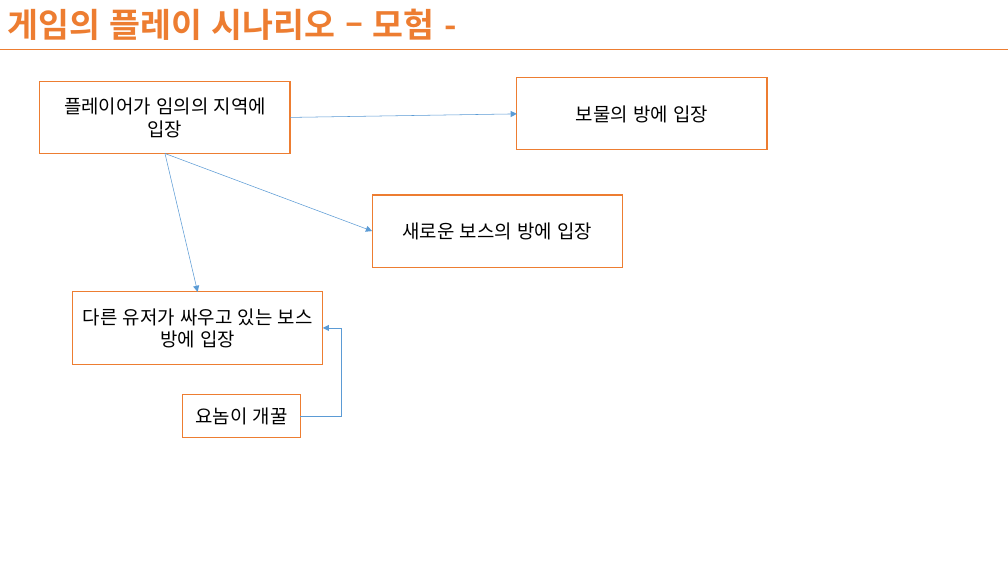
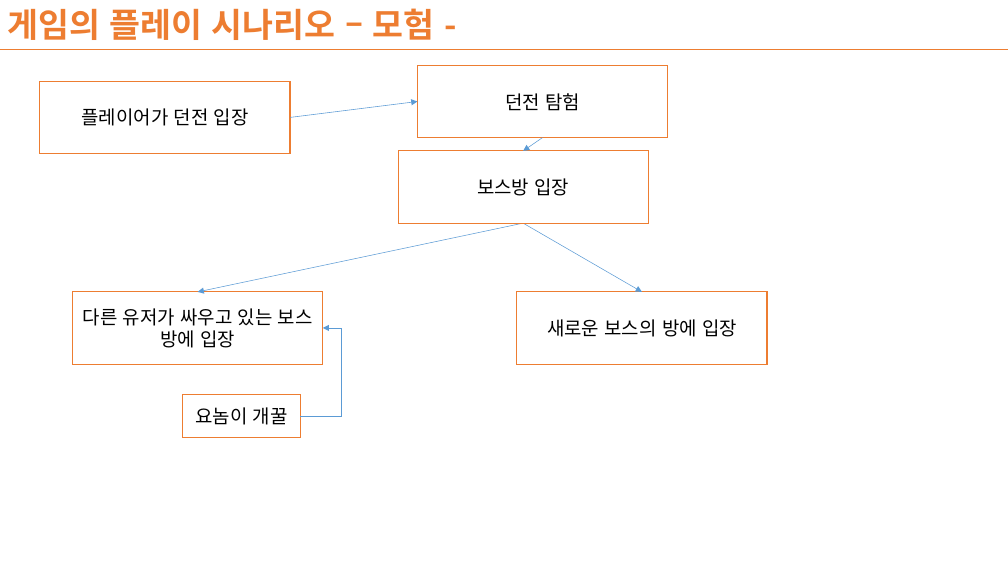
Before and after one commit to skyser2003/G, a slide deck: slide 10 of Design/Documents/Project G Introduction.pptx. Drawn at 1008x567 pixels with LibreOffice and Linux fonts; fonts in the diff are those of the drawing. Boxes give left, top, right and bottom in pixels: in the first picture for what was removed or moved away, otherwise in the second. Text is boxed around its words. In the diff, an @@ line names an element or a change of style, - is before the commit and + after.

```diff
--- a/Design/Documents/Project G Introduction.pptx
+++ b/Design/Documents/Project G Introduction.pptx
@@ rectangle "던전 탐험" moved from (x1=517, y1=78, x2=768, y2=150) to (x1=417, y1=66, x2=668, y2=138) @@
@@ text in rectangle at (x1=81, y1=108, x2=249, y2=126): text changed @@
-플레이어가 임의의 지역에 입장
+플레이어가 던전 입장
@@ arrow moved from (290, 117) - (517, 114) to (290, 117) - (417, 101) @@
@@ text in rectangle at (x1=505, y1=93, x2=580, y2=111): text changed @@
-보물의 방에 입장
+던전 탐험
@@ arrow added from (543, 138) to (523, 151), #5B9BD5 0.5 pt @@
@@ rectangle added at (x1=399, y1=151, x2=649, y2=223), fill #FFFFFF, outline #ED7D31 1 pt, 18 pt, text #000000 @@
+보스방 입장
@@ arrow moved from (165, 154) - (197, 292) to (523, 223) - (197, 292) @@
@@ arrow moved from (165, 154) - (372, 231) to (523, 223) - (642, 292) @@
@@ rectangle "새로운 보스의 방에 입장" moved from (x1=372, y1=195, x2=622, y2=267) to (x1=517, y1=292, x2=768, y2=364) @@
```
Also in this commit, not shown: 5 other slides changed, 4 other files.
